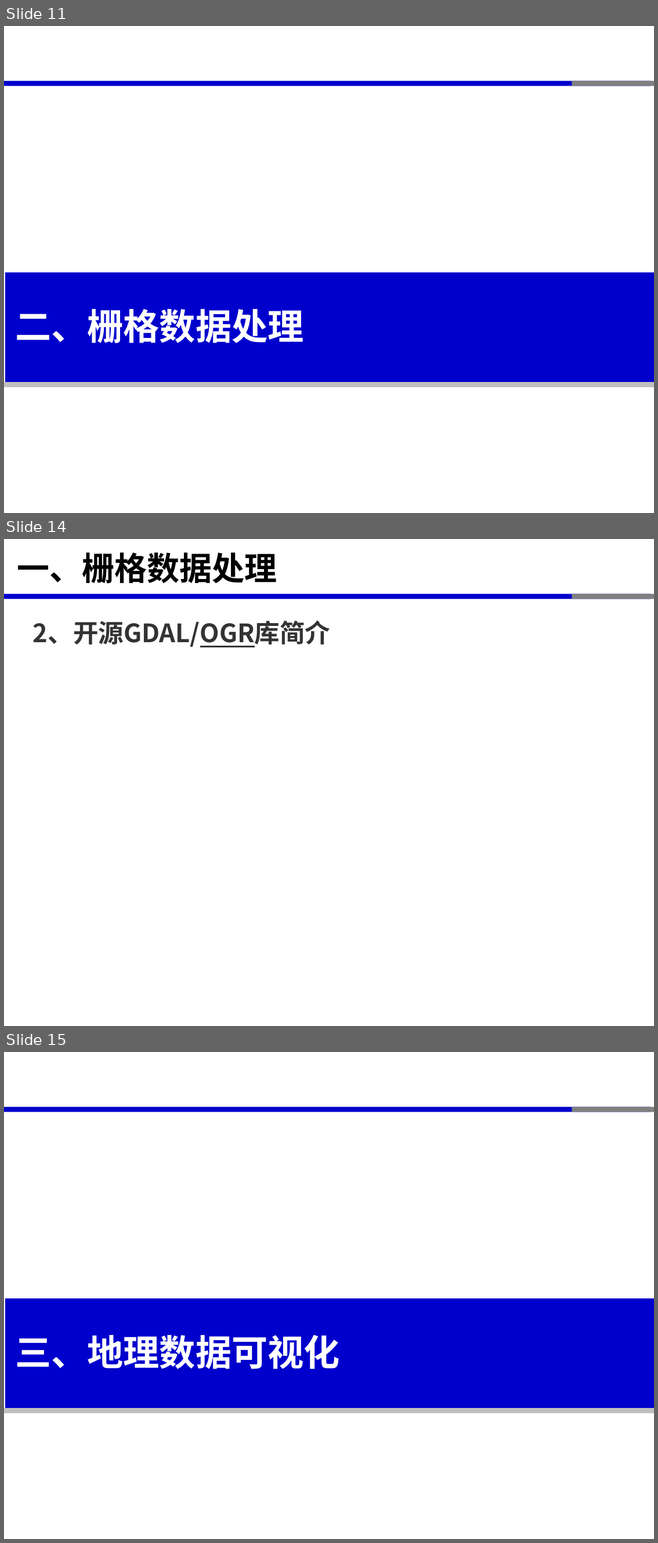
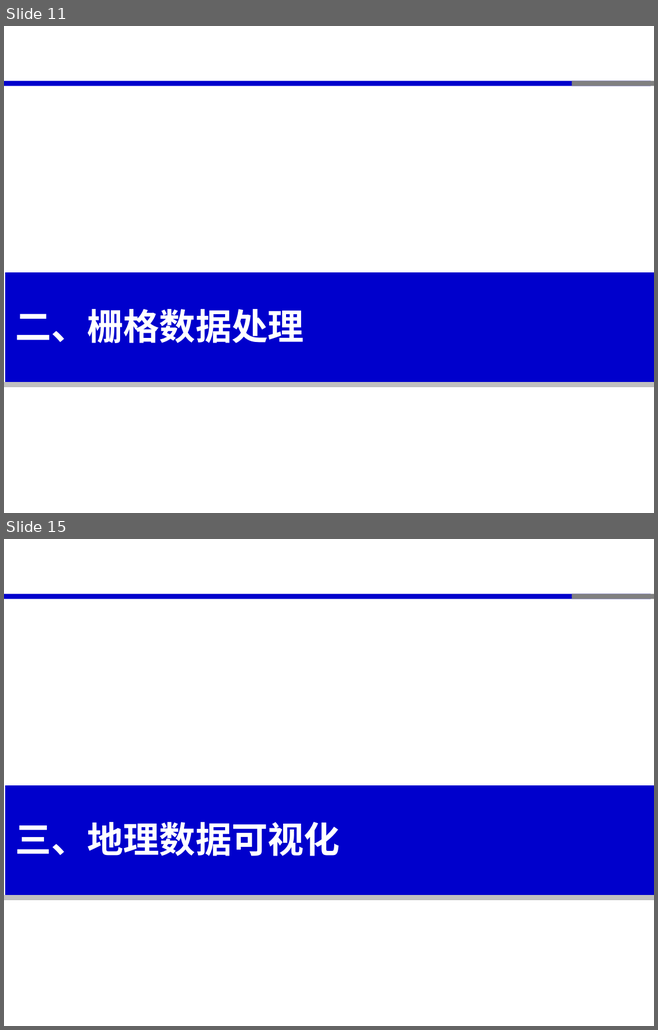
Before and after one commit to xinluo2018/open-source-gis-course, a slide deck: 第6章-GIS数据处理高级Python库-8课时/第6章-GIS数据处理高级Python库.pptx. Shown one above the other, each under a label of ours: slides 11, 14 and 15 before the commit, slides 11 and 15 after it; the slides between them are not shown. The pictures are 658x1543 and 658x1030 pixels, drawn with LibreOffice and Linux fonts; fonts in the diff are those of the drawing. Boxes give left, top, right and bottom in pixels: in the first picture for what was removed or moved away, otherwise in the second. Text is boxed around its words. In the diff, an @@ line names an element or a change of style, - is before the commit and + after.

```diff
--- a/第6章-GIS数据处理高级Python库-8课时/第6章-GIS数据处理高级Python库.pptx
+++ b/第6章-GIS数据处理高级Python库-8课时/第6章-GIS数据处理高级Python库.pptx
@@ slide 14 removed at (4, 539, 654, 1026), background #FFFFFF; not listed: 3 template elements that a slide beside it also shows @@
@@ title removed at (17, 552, 277, 584) @@
-一、栅格数据处理
@@ text removed at (33, 620, 331, 647) @@
-2、开源GDAL/OGR库简介
```
Also in this commit, not shown: 4 slides changed, 4 slides added, 7 other files.
